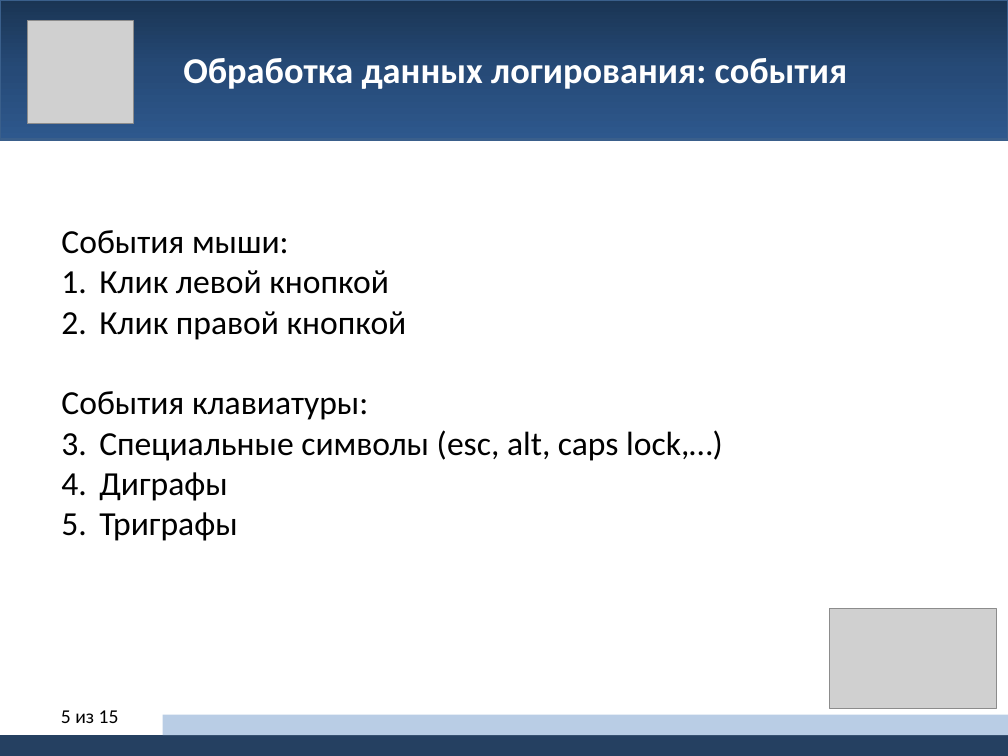
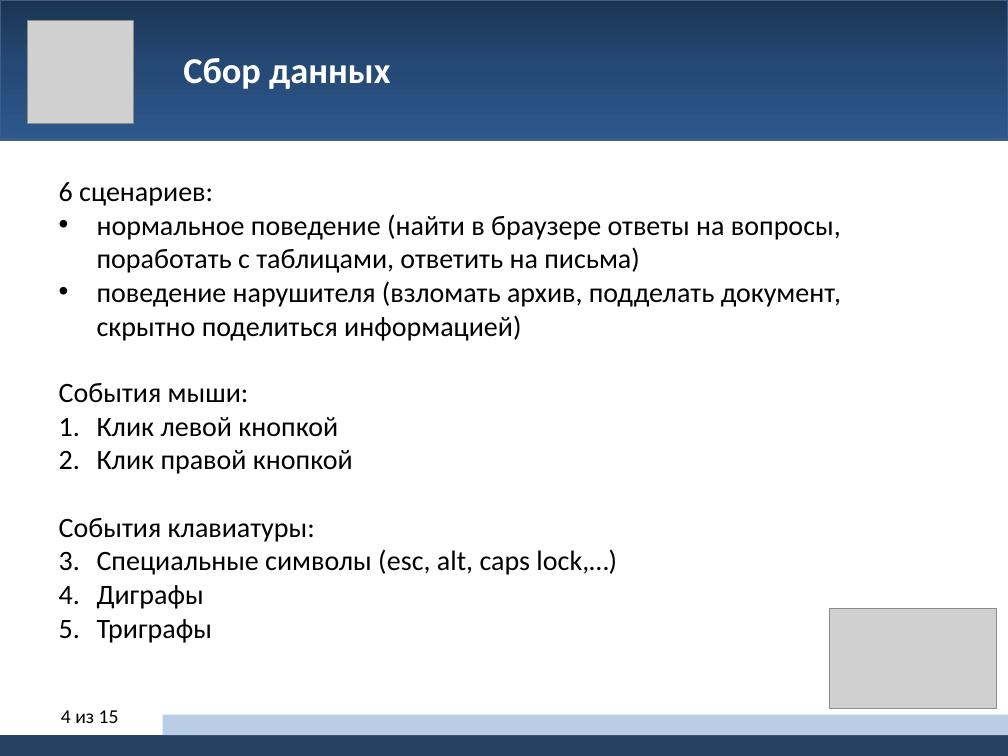
Before and after one commit to sultanovazamat/insider-threat-detection, a slide deck: slide 4 of reports/ppt_report.pptx (slide 5 before the commit). Drawn at 1008x756 pixels with LibreOffice and Linux fonts; fonts in the diff are those of the drawing; grey boxes stand for pictures. Boxes give left, top, right and bottom in pixels: in the first picture for what was removed or moved away, otherwise in the second. Text is boxed around its words. In the diff, an @@ line names an element or a change of style, - is before the commit and + after.

```diff
--- a/reports/ppt_report.pptx
+++ b/reports/ppt_report.pptx
@@ text at <box>183,58,390,89</box>: text changed @@
-  Обработка данных логирования: события
+  Сбор данных
@@ text added at <box>59,182,841,341</box>, 20 pt, text #000000 @@
+6 сценариев:
+• нормальное поведение (найти в браузере ответы на вопросы, поработать с таблицами, ответить на письма)
+• поведение нарушителя (взломать архив, подделать документ, скрытно поделиться информацией)
@@ text "События мыши:": place and size @@
-text "События мыши:" at <box>61,230,723,541</box>
+text "События мыши:" at <box>59,383,617,643</box>
@@ text "События мыши:" at <box>59,383,617,643</box>: size 24 to 20 pt @@
@@ page number at <box>61,710,119,723</box>: text changed @@
-5 из 15
+4 из 15
```
Also in this commit, not shown: 8 other slides changed, 5 slides removed, 4 other files.
